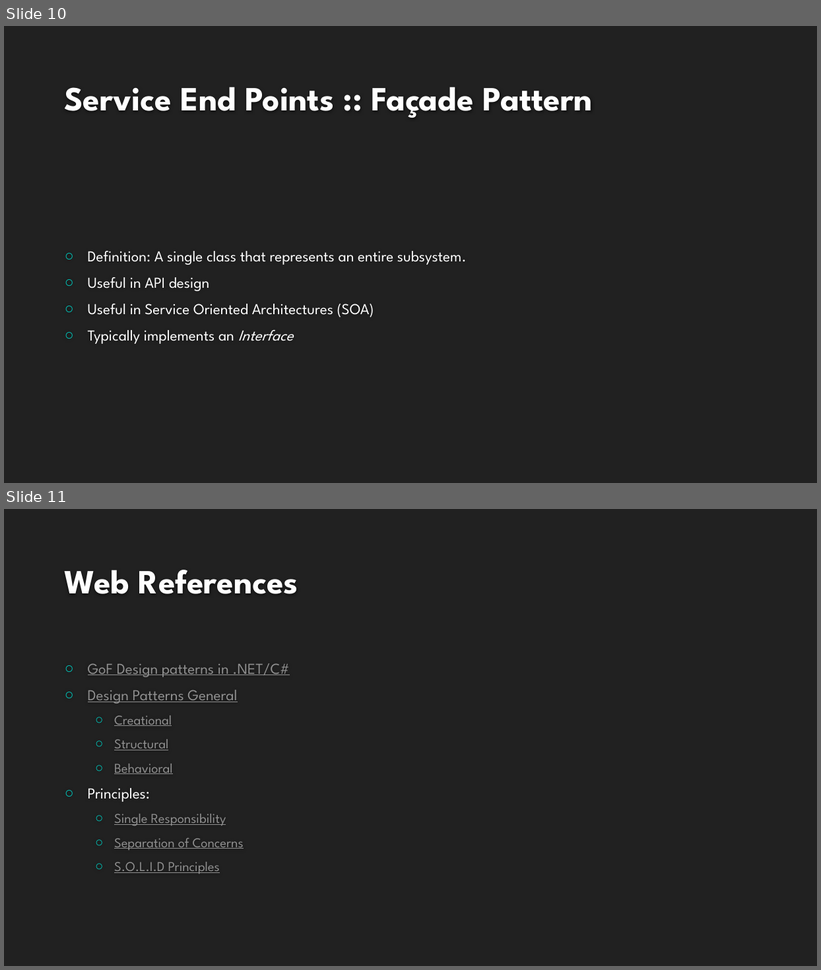
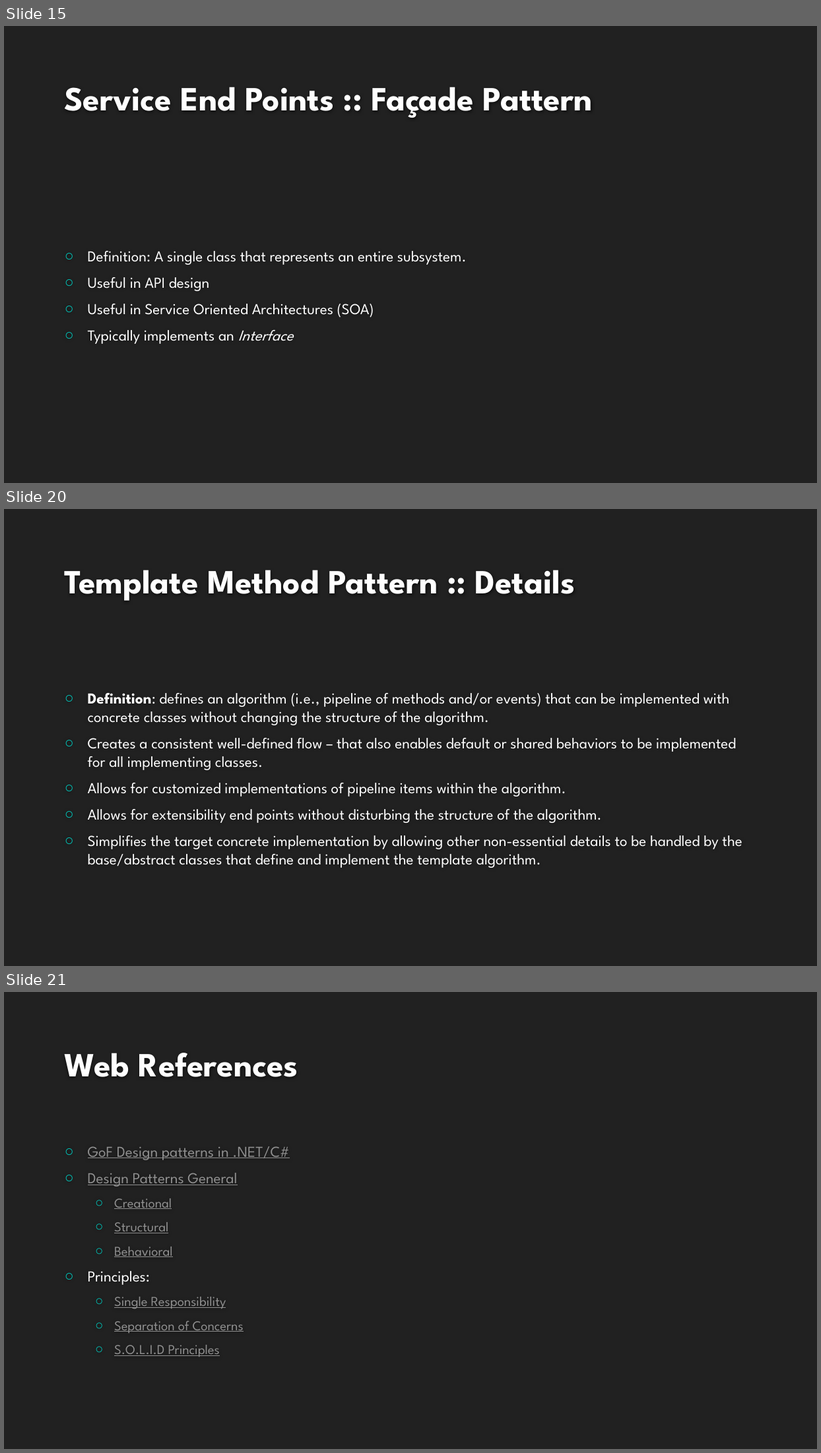
Before and after one commit to buildmotion/better-business-logic-with-typescript, a slide deck: Presentation/Better Business Logic with Typescript.pptx. Shown one above the other, each under a label of ours: slides 10 and 11 before the commit, slides 15, 20 and 21 after it; the slides between them are not shown. The pictures are 821x970 and 821x1453 pixels, drawn with LibreOffice and Linux fonts; fonts in the diff are those of the drawing; background and template pictures are left out. Boxes give left, top, right and bottom in pixels: in the first picture for what was removed or moved away, otherwise in the second. Text is boxed around its words. In the diff, an @@ line names an element or a change of style, - is before the commit and + after.

Commit message:
initial commit of the template-method pattern example;

```diff
--- a/Presentation/Better Business Logic with Typescript.pptx
+++ b/Presentation/Better Business Logic with Typescript.pptx
@@ slide 20 added at bbox=[4, 509, 817, 966], background #212121 @@
@@ title added at bbox=[64, 570, 576, 601], 40 pt, text #FEFEFE, bold @@
+Template Method Pattern :: Details
@@ text added at bbox=[88, 693, 742, 868], 18 pt, text #FFFFFF @@
+○ Definition: defines an algorithm (i.e., pipeline of methods and/or events) that can be implemented with concrete classes without changing the structure of the algorithm.
+○ Creates a consistent well-defined flow – that also enables default or shared behaviors to be implemented for all implementing classes.
+○ Allows for customized implementations of pipeline items within the algorithm.
+○ Allows for extensibility end points without disturbing the structure of the algorithm.
+○ Simplifies the target concrete implementation by allowing other non-essential details to be handled by the base/abstract classes that define and implement the template algorithm.
@@ what was slide 10 is now slide 15 @@
@@ what was slide 11 is now slide 21 @@
```
Also in this commit, not shown: 9 other slides added, 38 other files.
